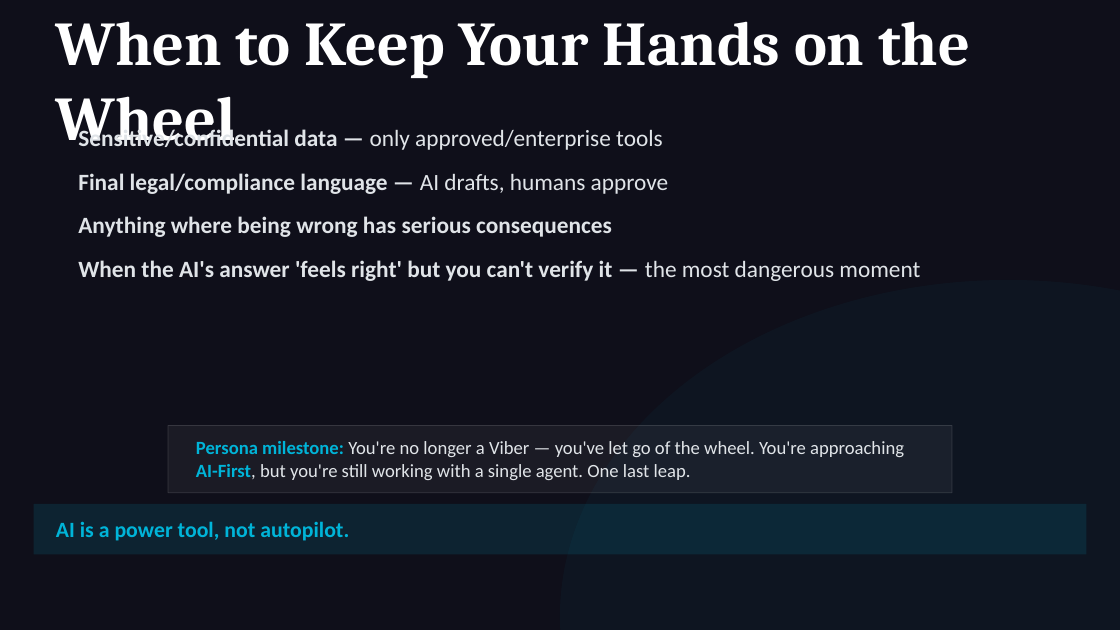
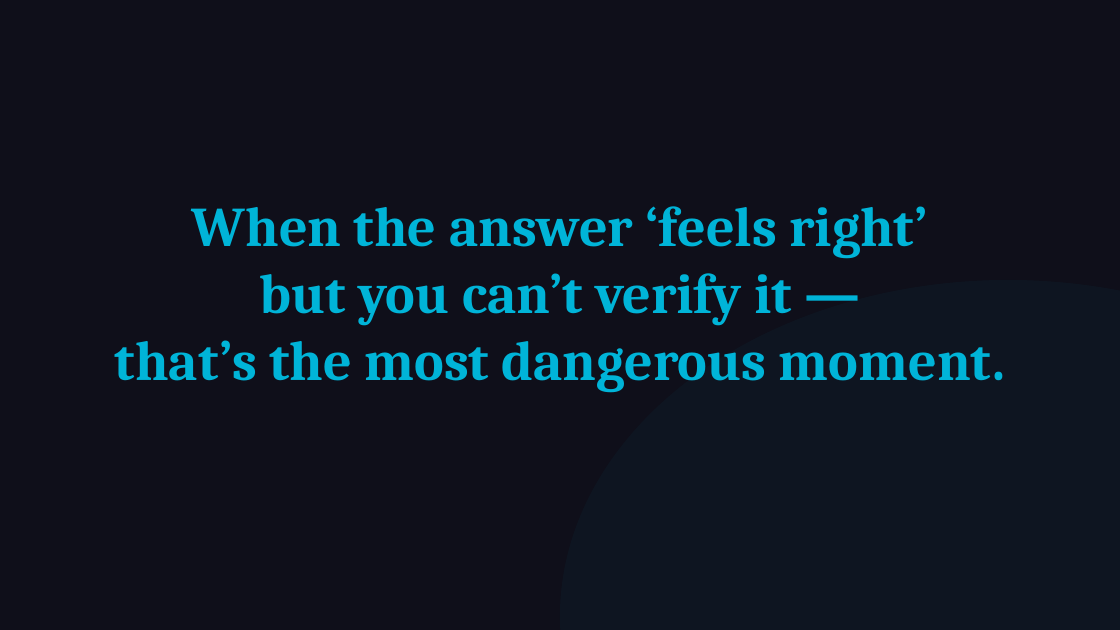
Before and after one commit to michaelengland/ai-best-practices, a slide deck: slide 50 of Getting-Agents-to-Give-Up-Their-Secrets.pptx (slide 35 before the commit). Drawn at 1120x630 pixels with LibreOffice and Linux fonts; fonts in the diff are those of the drawing. Boxes give left, top, right and bottom in pixels: in the first picture for what was removed or moved away, otherwise in the second. Text is boxed around its words. In the diff, an @@ line names an element or a change of style, - is before the commit and + after.

```diff
--- a/Getting-Agents-to-Give-Up-Their-Secrets.pptx
+++ b/Getting-Agents-to-Give-Up-Their-Secrets.pptx
@@ text removed at box(56, 21, 970, 147) @@
-When to Keep Your Hands on the Wheel
@@ text "When the answer ‘feels right’" at box(115, 206, 1005, 393): vertical alignment top to middle @@
@@ text at box(115, 206, 1005, 393): text changed; size 15 to 36 pt; font Calibri to Cambria; text colour #E0E4E8 to #00B4D8 @@
-• Sensitive/confidential data — only approved/enterprise tools
-• Final legal/compliance language — AI drafts, humans approve
-• Anything where being wrong has serious consequences
-• When the AI's answer 'feels right' but you can't verify it — the most dangerous moment
+When the answer ‘feels right’
+but you can’t verify it —
+that’s the most dangerous moment.
@@ rectangle removed at box(168, 426, 952, 493) @@
@@ text removed at box(196, 441, 904, 480) @@
-Persona milestone: You're no longer a Viber — you've let go of the wheel. You're approaching AI-First, but you're still working with a single agent. One last leap.
@@ rectangle removed at box(34, 504, 1086, 554) @@
@@ text removed at box(56, 521, 349, 541) @@
-AI is a power tool, not autopilot.
```
Also in this commit, not shown: 27 other slides changed, 42 slides added, 23 slides removed, 1 other file.
